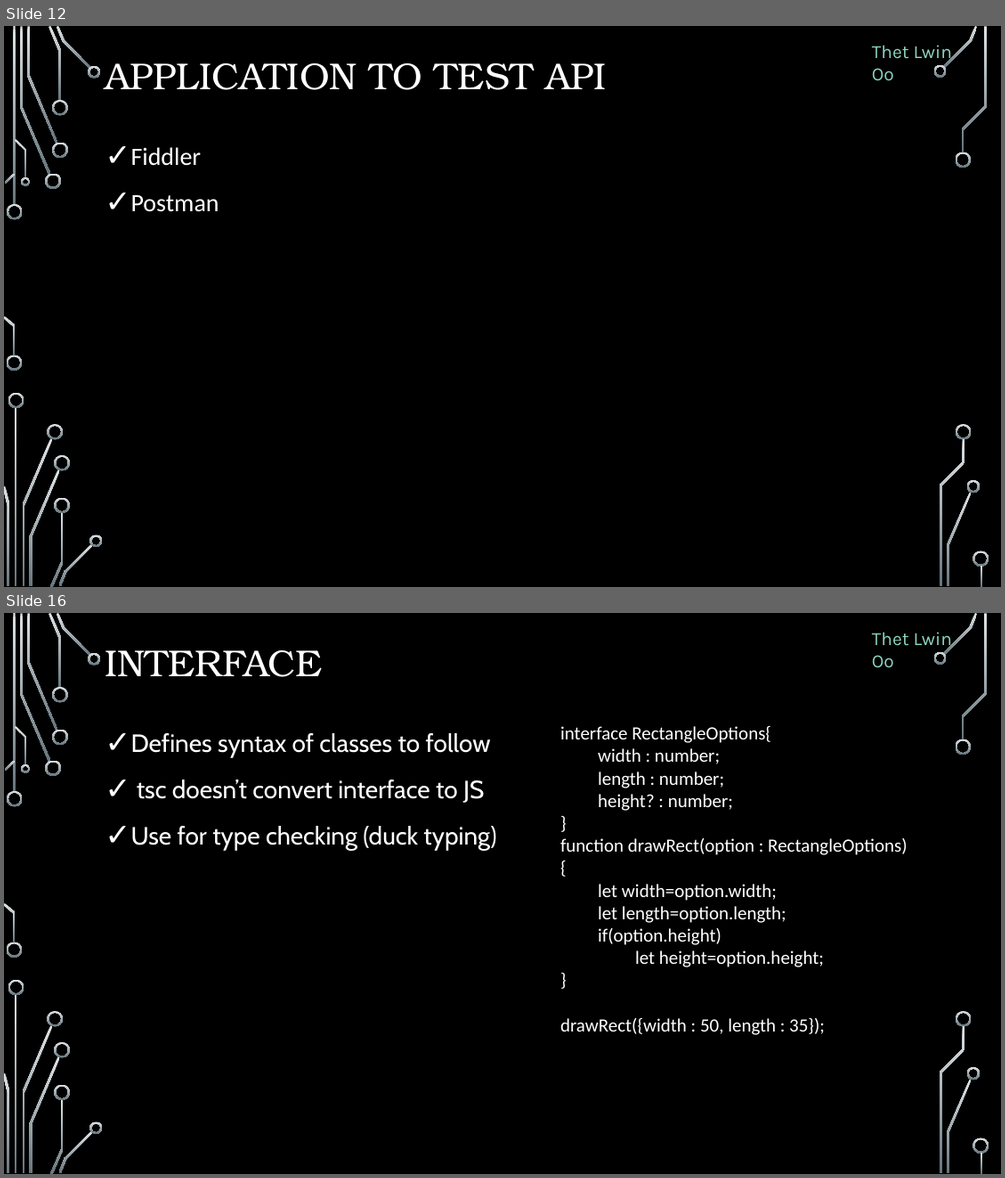
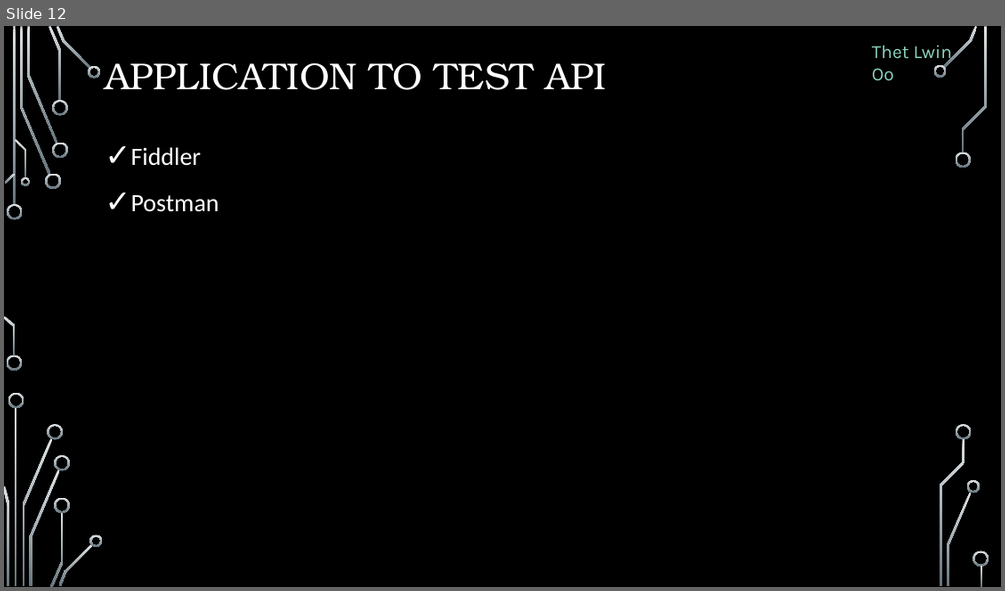
Before and after one commit to ThetLwinOoAam/AspNetMVCTPC1_Doc, a slide deck: AspNetWebApi.pptx. Shown one above the other, each under a label of ours: slides 12 and 16 before the commit, slide 12 after it; the slides between them are not shown. The pictures are 1005x1178 and 1005x591 pixels, drawn with LibreOffice and Linux fonts; fonts in the diff are those of the drawing; background and template pictures are left out. Boxes give left, top, right and bottom in pixels: in the first picture for what was removed or moved away, otherwise in the second. Text is boxed around its words. In the diff, an @@ line names an element or a change of style, - is before the commit and + after.

```diff
--- a/AspNetWebApi.pptx
+++ b/AspNetWebApi.pptx
@@ slide 16 removed at box(4, 613, 1001, 1174), background picture (left out); not listed: 36 template elements that a slide beside it also shows @@
@@ text removed at box(872, 632, 952, 668) @@
-Thet Lwin Oo
@@ title removed at box(105, 650, 323, 677) @@
-INTERFACE
@@ text removed at box(131, 733, 496, 850) @@
-✓ Defines syntax of classes to follow
-✓ tsc doesn’t convert interface to JS
-✓ Use for type checking (duck typing)
@@ text removed at box(560, 726, 906, 1035) @@
-interface RectangleOptions{
-width : number;
-length : number;
-height? : number;
-}
-function drawRect(option : RectangleOptions)
-{
-let width=option.width;
-let length=option.length;
-if(option.height)
-let height=option.height;
-}
-drawRect({width : 50, length : 35});
```
Also in this commit, not shown: 2 slides added, 15 other slides removed.
